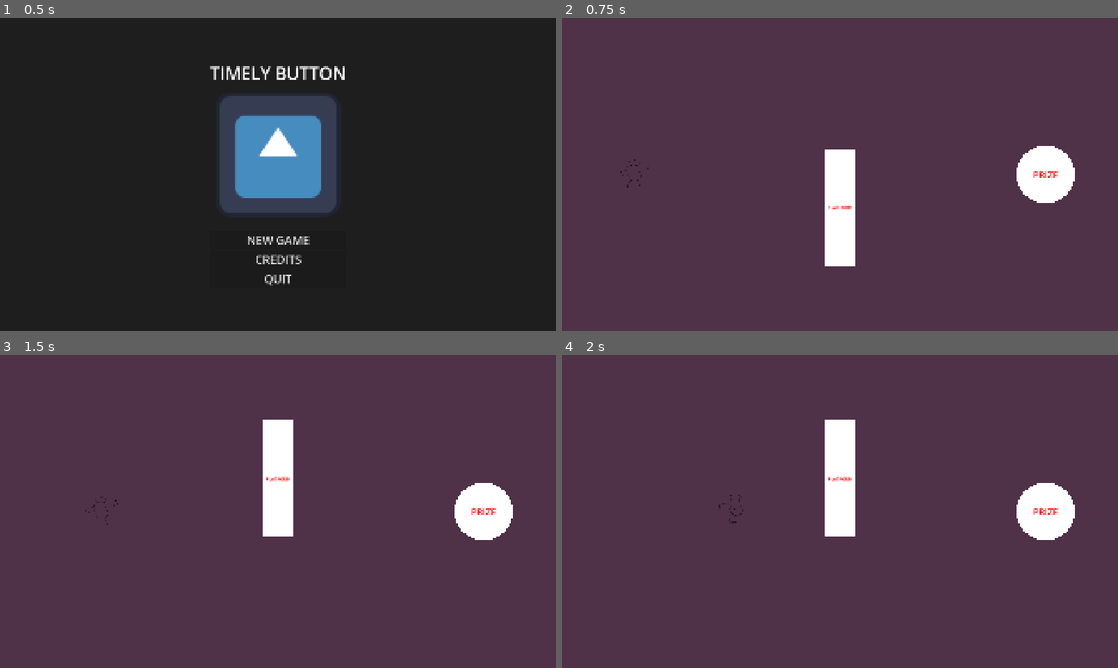
Above: before the commit, frames 1-4 (two rows, left to right).
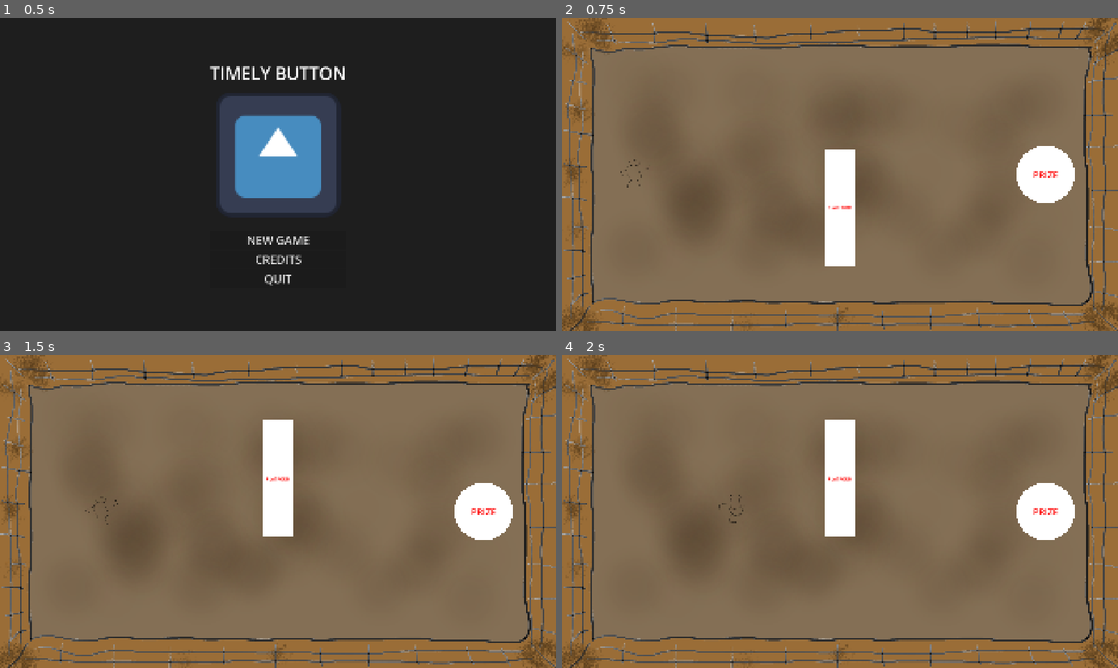
Above: after the commit, the same moments.

Repository: LucaFhorus/timely-cube-reloaded
Game: Godot game, scene res://scenes/menu.tscn
Same seed, same stepped clock (60 frames per second), same inputs: the game is played once before the commit and once after it. The engine's default icon, where the game draws it, is replaced by a stand-in: a white triangle on a blue panel in a dark square. Sound files missing from this copy of the repository are replaced by a short silence.
Inputs (mouse positions are in pixels of both pictures, inside the frame that each line leads up to):
- Up to frame 1 (0.5 s): no input
- Up to frame 2 (0.75 s): click "NEW GAME" at 0.5 s
- Up to frame 3 (1.5 s): move the mouse to (400, 495) at 1.27 s; hold D (MOVE_RIGHT) from 1.28 s (still down); hold E (STOP_TIME) from 1.28 s (still down)
- Up to frame 4 (2 s): keep holding D (MOVE_RIGHT); keep holding E (STOP_TIME)

Frame 1 is identical in both runs. In frame 2, 95% of the frame differs, in the area x 0-100%, y 0-100%; in frame 3, 95%; in frame 4, 95%.

Commit message:
added background

Diff:
--- a/scenes/game.tscn
+++ b/scenes/game.tscn
@@ -1,7 +1,8 @@
-[gd_scene load_steps=13 format=3 uid="uid://dqj16i4gftd2q"]
+[gd_scene format=3 uid="uid://dqj16i4gftd2q"]
 
 [ext_resource type="Script" uid="uid://bsf4fwo4y40n4" path="res://scripts/game.gd" id="1_lnu2h"]
 [ext_resource type="PackedScene" uid="uid://dhdapp6lw0qhw" path="res://scenes/player.tscn" id="1_uwrxv"]
+[ext_resource type="Texture2D" uid="uid://bcjjgh0xcd4vl" path="res://art/background_arena_small.png" id="2_dinhu"]
 [ext_resource type="PackedScene" uid="uid://dlgitg3axnrek" path="res://scenes/platform.tscn" id="2_yqjtg"]
 [ext_resource type="AudioStream" uid="uid://fy4xe3k0kt8x" path="res://audio/sfx/zaowlrd.mp3" id="4_lbhrr"]
 [ext_resource type="AudioStream" uid="uid://xegf661hdd1r" path="res://audio/sfx/star-platinum-za-warudo-star-platinum-the-world-time-resume_Vr8OMdD.mp3" id="5_iywne"]
@@ -20,13 +21,14 @@
 stream_3/stream = ExtResource("9_kvuet")
 stream_4/stream = ExtResource("10_trtic")
 
-[node name="Game" type="Node"]
+[node name="Game" type="Node" unique_id=974034665]
 script = ExtResource("1_lnu2h")
 
-[node name="Background" type="CanvasLayer" parent="."]
+[node name="Background" type="CanvasLayer" parent="." unique_id=2102345586]
 layer = -10
 
-[node name="ColorRect" type="ColorRect" parent="Background"]
+[node name="ColorRect" type="ColorRect" parent="Background" unique_id=1515174132]
+visible = false
 anchors_preset = 15
 anchor_right = 1.0
 anchor_bottom = 1.0
@@ -34,56 +36,61 @@
 grow_vertical = 2
 color = Color(0.31, 0.1922, 0.28055, 1)
 
-[node name="Node2D" type="Node2D" parent="."]
+[node name="TextureRect" type="TextureRect" parent="Background" unique_id=1186984204]
+offset_right = 40.0
+offset_bottom = 40.0
+texture = ExtResource("2_dinhu")
 
-[node name="Player" parent="." instance=ExtResource("1_uwrxv")]
-position = Vector2(473, 454)
-
-[node name="Platform" parent="." instance=ExtResource("2_yqjtg")]
-
-[node name="StartPoint" type="Marker2D" parent="."]
-position = Vector2(960, 200)
-
-[node name="EndPoint" type="Marker2D" parent="."]
-position = Vector2(960, 880)
-
-[node name="SpawnLocation" type="Marker2D" parent="."]
-position = Vector2(250, 540)
-
-[node name="PrizeLocation" type="Marker2D" parent="."]
-position = Vector2(1670, 540)
-
-[node name="CenterContainer" type="CenterContainer" parent="."]
+[node name="CenterContainer" type="CenterContainer" parent="." unique_id=711153784]
 visible = false
 offset_right = 69.0
 offset_bottom = 49.0
 size_flags_horizontal = 4
 use_top_left = true
 
-[node name="LabelTip" type="Label" parent="CenterContainer"]
+[node name="LabelTip" type="Label" parent="CenterContainer" unique_id=1631838470]
 layout_mode = 2
 text = "Try to
 press \"E\""
 horizontal_alignment = 1
 vertical_alignment = 1
 
-[node name="Audio" type="Node" parent="."]
+[node name="Node2D" type="Node2D" parent="." unique_id=483107518]
 
-[node name="ZaWarudoSoundEffect" type="AudioStreamPlayer" parent="Audio"]
+[node name="Player" parent="." unique_id=1760801478 instance=ExtResource("1_uwrxv")]
+position = Vector2(473, 454)
+
+[node name="Platform" parent="." unique_id=1371314818 instance=ExtResource("2_yqjtg")]
+
+[node name="StartPoint" type="Marker2D" parent="." unique_id=599500423]
+position = Vector2(960, 200)
+
+[node name="EndPoint" type="Marker2D" parent="." unique_id=1708977629]
+position = Vector2(960, 880)
+
+[node name="SpawnLocation" type="Marker2D" parent="." unique_id=219326484]
+position = Vector2(250, 540)
+
+[node name="PrizeLocation" type="Marker2D" parent="." unique_id=1928443634]
+position = Vector2(1670, 540)
+
+[node name="Audio" type="Node" parent="." unique_id=50680354]
+
+[node name="ZaWarudoSoundEffect" type="AudioStreamPlayer" parent="Audio" unique_id=616981050]
 stream = ExtResource("4_lbhrr")
 
-[node name="ZaWarudoEndSoundEffect" type="AudioStreamPlayer" parent="Audio"]
+[node name="ZaWarudoEndSoundEffect" type="AudioStreamPlayer" parent="Audio" unique_id=61441800]
 stream = ExtResource("5_iywne")
 
-[node name="ClockSoundEffect" type="AudioStreamPlayer" parent="Audio"]
+[node name="ClockSoundEffect" type="AudioStreamPlayer" parent="Audio" unique_id=1450845504]
 stream = SubResource("AudioStreamRandomizer_ir15t")
 
-[node name="Timers" type="Node" parent="."]
+[node name="Timers" type="Node" parent="." unique_id=304122454]
 
-[node name="ZaWarudoTimer" type="Timer" parent="Timers"]
+[node name="ZaWarudoTimer" type="Timer" parent="Timers" unique_id=549139810]
 wait_time = 5.0
 one_shot = true
 
-[node name="ClockSoundTimer" type="Timer" parent="Timers"]
+[node name="ClockSoundTimer" type="Timer" parent="Timers" unique_id=142245470]
 
-[node name="Prize" parent="." instance=ExtResource("11_kvpfn")]
+[node name="Prize" parent="." unique_id=2134788501 instance=ExtResource("11_kvpfn")]
--- a/scripts/player.gd
+++ b/scripts/player.gd
@@ -22,7 +22,7 @@
 		animation.stop()
 	velocity = input_direction * speed
 	position += velocity * _delta
-	position = position.clamp(Vector2.ZERO + player_size / 2, screen_size - player_size / 2)
+	position = position.clamp(Vector2.ZERO + player_size / 2 + Vector2(100,100), screen_size - player_size / 2 - Vector2(100,100))
 
 
 func _input(event: InputEvent) -> void:
Binary file added: art/background_arena_small.png
Not shown, added: art/background_arena_small.png.import
